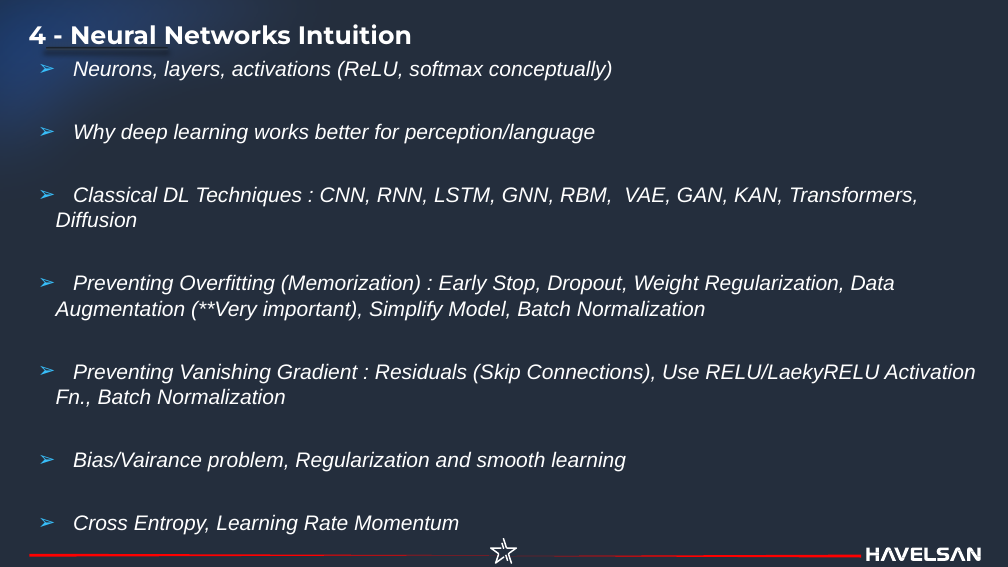
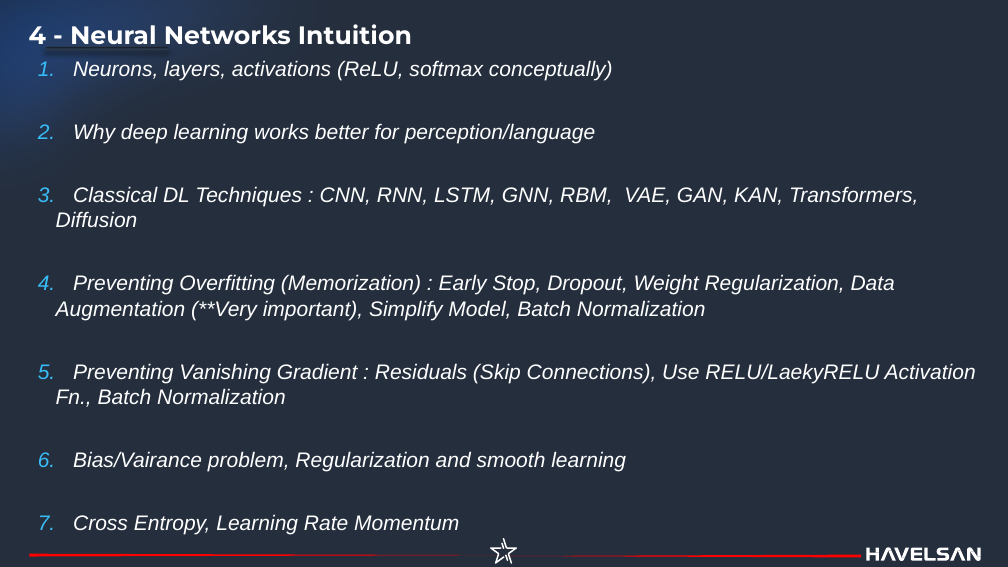
Before and after one commit to havelsan/YZ_EGITIM, a slide deck: slide 39 of presentations/01.Day_1_—_Core_AI_and_Machine_Learning_Foundations_Engineer-Oriented.pptx (slide 28 before the commit). Drawn at 1008x567 pixels with LibreOffice and Linux fonts; fonts in the diff are those of the drawing. Boxes give left, top, right and bottom in pixels: in the first picture for what was removed or moved away, otherwise in the second. Text is boxed around its words. In the diff, an @@ line names an element or a change of style, - is before the commit and + after.

```diff
--- a/presentations/01.Day_1_—_Core_AI_and_Machine_Learning_Foundations_Engineer-Oriented.pptx
+++ b/presentations/01.Day_1_—_Core_AI_and_Machine_Learning_Foundations_Engineer-Oriented.pptx
@@ freeform shape at <box>0,0,861,441</box>: outline redrawn @@
@@ text "Neurons, layers, activations (ReLU, softmax ..." at <box>56,60,976,534</box>: bullet ➢ to 1. @@
@@ freeform shape at <box>29,554,501,557</box>: outline redrawn @@
```
Also in this commit, not shown: 28 other slides changed, 13 slides added, 2 slides removed, 2 other files.
